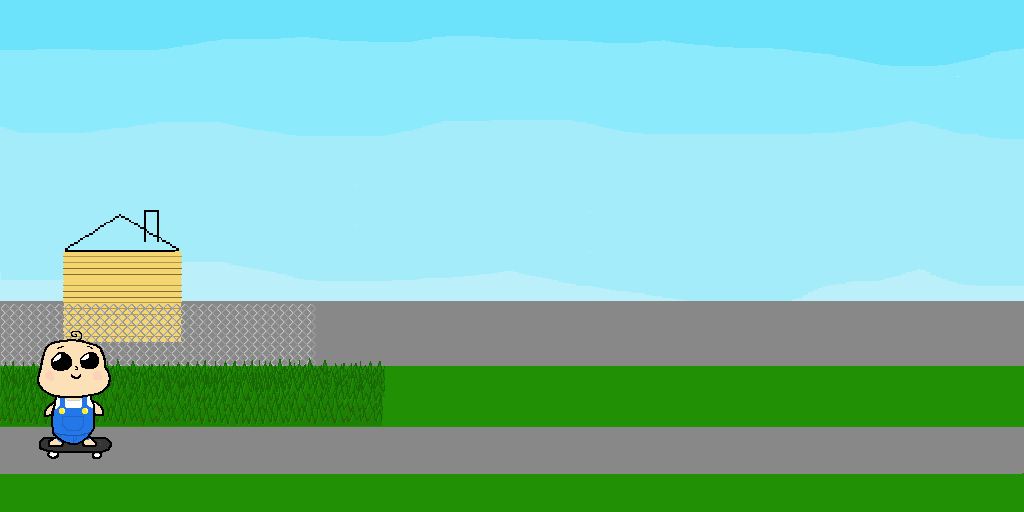
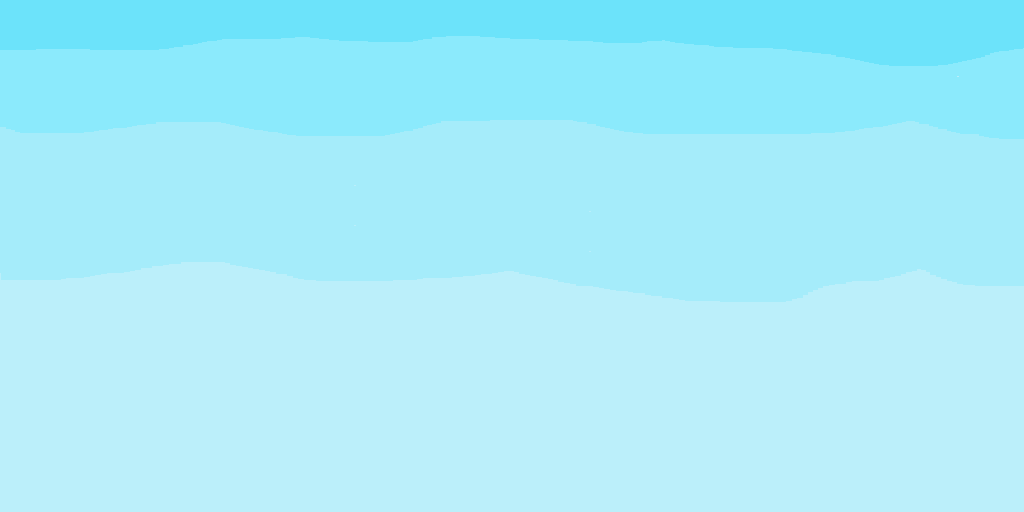
Comparing the layer stacks of the two 1024 × 512 images. Changes:
hid "Baby" over [37, 331, 112, 459]
hid "grass0" over [0, 372, 383, 426]
hid "grass1" over [1, 358, 385, 398]
hid "fence" over [1, 304, 316, 366]
hid "Houses", painted on it over [63, 210, 182, 342]
hid "street", painted on it over [0, 301, 1024, 366]
hid "Path" over [0, 427, 1024, 474]
hid "GBackgrnd" over [0, 366, 1024, 512]
